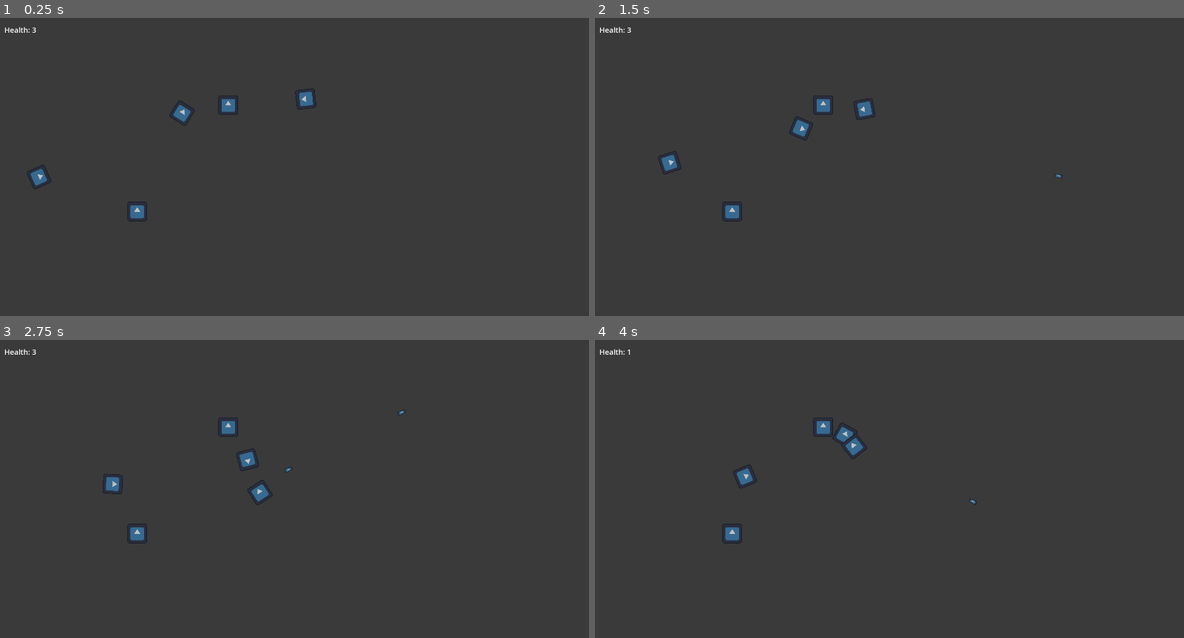
Above: before the commit, frames 1-4 (two rows, left to right).
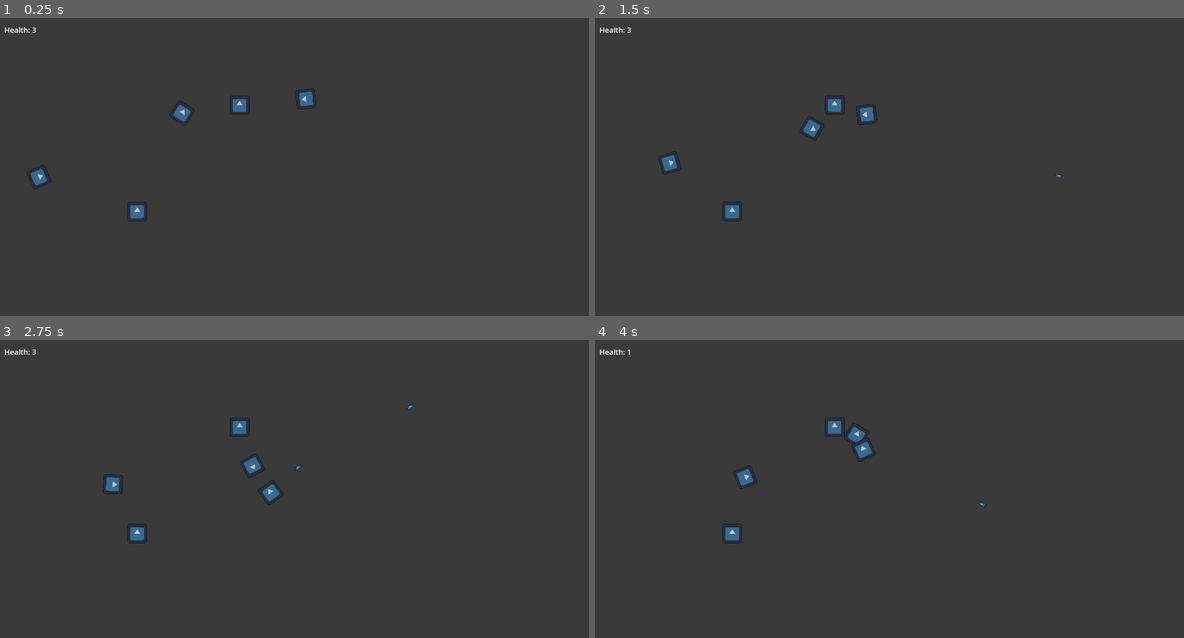
Above: after the commit, the same moments.

Repository: Nevakanezah/project-solar
Game: Godot game, scene res://Scenes/level.tscn
Same seed, same stepped clock (60 frames per second), same inputs: the game is played once before the commit and once after it. The engine's default icon, where the game draws it, is replaced by a stand-in: a white triangle on a blue panel in a dark square.
Inputs (mouse positions are in pixels of both pictures, inside the frame that each line leads up to):
- Up to frame 1 (0.25 s): no input
- Up to frame 2 (1.5 s): move the mouse to (1019, 167) at 0.52 s; press the mouse at (1019, 167) at 0.53 s; hold D (right) 0.53-1.28 s; move the mouse to (771, 199) at 1.27 s; release the mouse at (771, 199) at 1.28 s; hold S (down) from 1.28 s (still down); click (771, 199) at 1.35 s
- Up to frame 3 (2.75 s): move the mouse to (353, 432) at 2.02 s; release S (down) at 2.03 s; press the mouse at (353, 432) at 2.03 s; hold D (right) from 2.03 s (still down)
- Up to frame 4 (4 s): move the mouse to (860, 572) at 2.77 s; release D (right) at 2.78 s; release the mouse at (860, 572) at 2.78 s; hold W (up) 2.78-3.53 s; click (860, 572) at 2.85 s; move the mouse to (1066, 554) at 3.52 s; press the mouse at (1066, 554) at 3.53 s; hold A (left) from 3.53 s (still down)

The runs differ from the first frame. In frame 1, 0.2% of the frame differs, in the area x 37-54%, y 24-33%; in frame 2, 0.5%; in frame 3, 0.6%, in the area x 17-71%, y 21-56%; in frame 4, 0.6%.

Commit message:
Initial Prototype

Diff:
--- a/Scenes/level.tscn
+++ b/Scenes/level.tscn
@@ -19,7 +19,7 @@
 position = Vector2(451, 631)
 
 [node name="Obstacle2" parent="Obstacles" instance=ExtResource("1_dqfh5")]
-position = Vector2(747, 284)
+position = Vector2(784, 284)
 
 [node name="InvisibleBorders" type="Node" parent="Obstacles"]
 
--- a/project.godot
+++ b/project.godot
@@ -11,6 +11,7 @@
 [application]
 
 config/name="Vampire Cowboy"
+config/tags=PackedStringArray("actively_working_on")
 run/main_scene="res://Scenes/level.tscn"
 config/features=PackedStringArray("4.3", "Mobile")
 config/icon="res://icon.svg"
